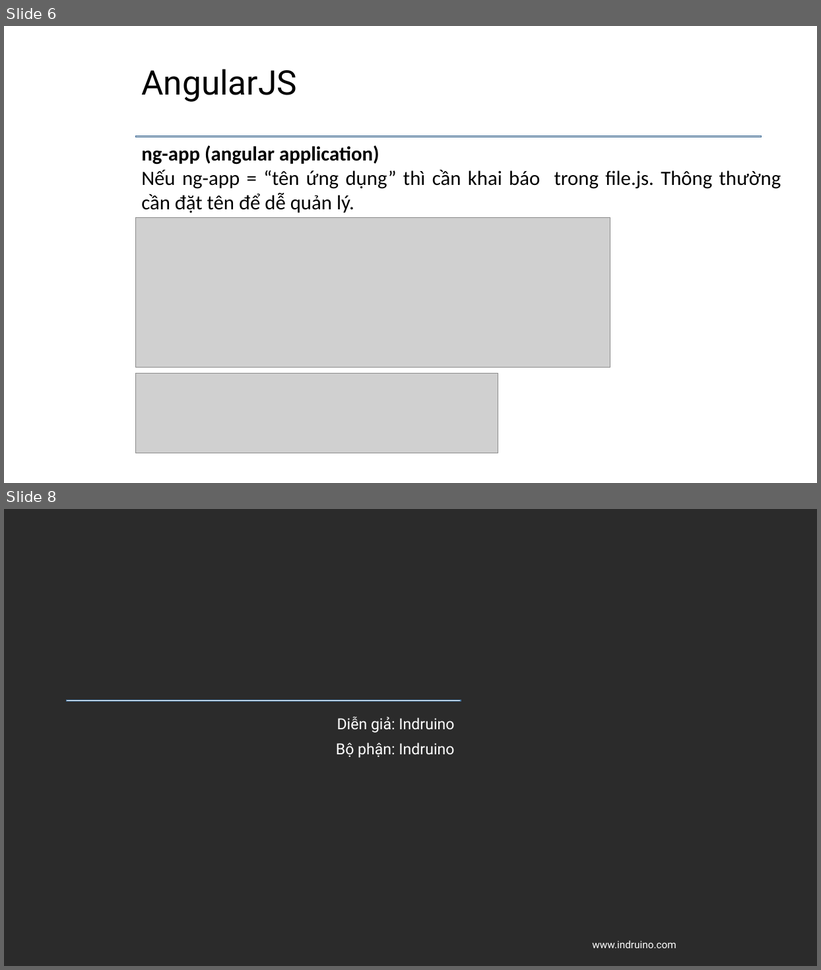
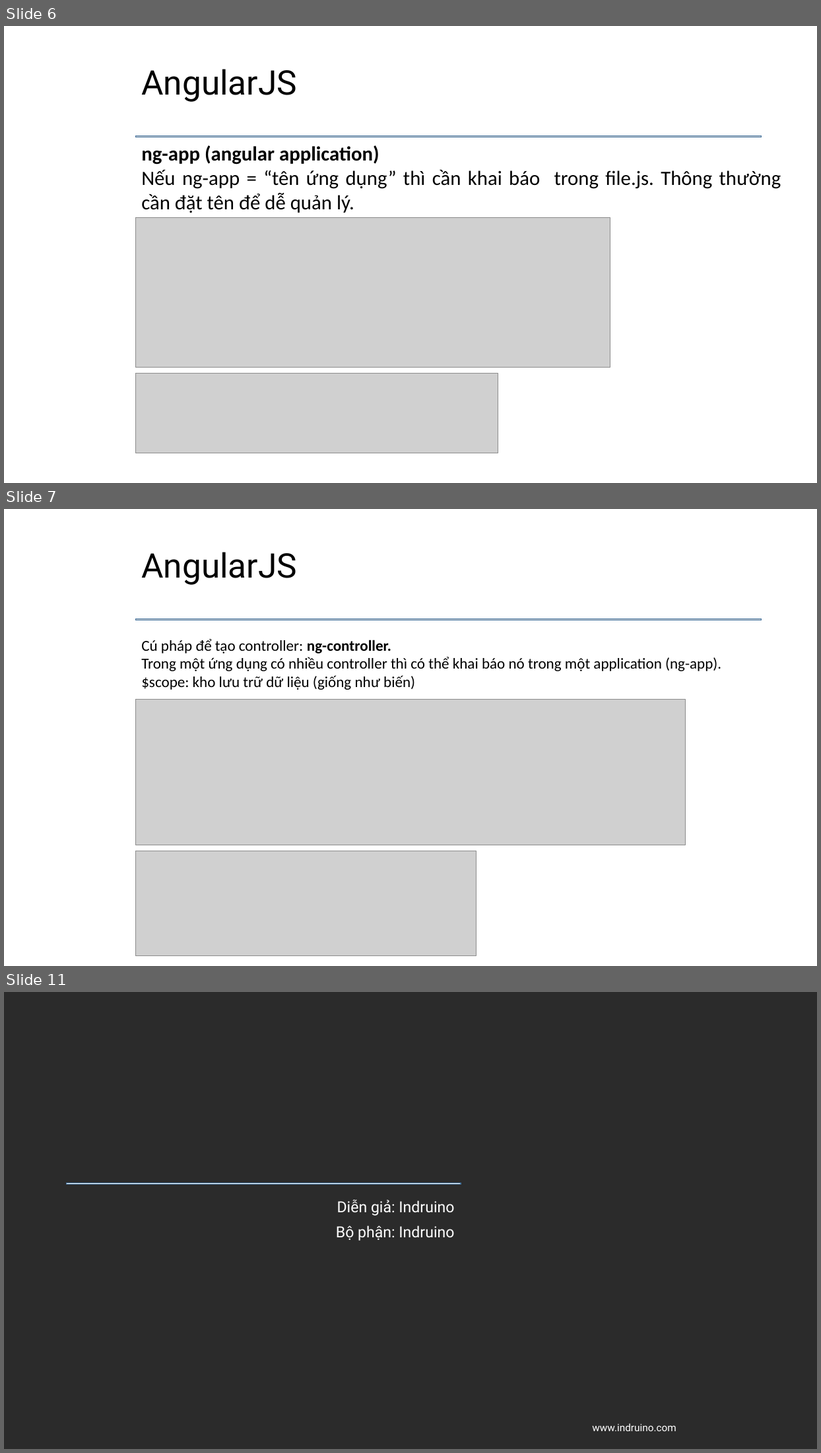
Before and after one commit to daotuyen9244/Indruino-Iot-Project, a slide deck: FW/Minh/Task4/Task4 - Minh.pptx. Shown one above the other, each under a label of ours: slides 6 and 8 before the commit, slides 6, 7 and 11 after it; the slides between them are not shown. The pictures are 821x970 and 821x1453 pixels, drawn with LibreOffice and Linux fonts; fonts in the diff are those of the drawing; grey boxes stand for pictures; background and template pictures are left out; a plain dark background stands for a picture behind light text. Boxes give left, top, right and bottom in pixels: in the first picture for what was removed or moved away, otherwise in the second. Text is boxed around its words. In the diff, an @@ line names an element or a change of style, - is before the commit and + after.

```diff
--- a/FW/Minh/Task4/Task4 - Minh.pptx
+++ b/FW/Minh/Task4/Task4 - Minh.pptx
@@ slide 7 added at (4,509,817,966), background #FFFFFF; not listed: 1 template element that a slide beside it also shows @@
@@ title added at (141,552,296,585), 40 pt, text #000000 @@
+AngularJS
@@ text added at (141,639,721,690), 18 pt, text #000000 @@
+Cú pháp để tạo controller: ng-controller.
+Trong một ứng dụng có nhiều controller thì có thể khai báo nó trong một application (ng-app).
+$scope: kho lưu trữ dữ liệu (giống như biến)
@@ picture added at (136,700,686,845) @@
@@ picture added at (136,851,476,956) @@
@@ what was slide 8 is now slide 11 @@
```
Also in this commit, not shown: 2 other slides added.
